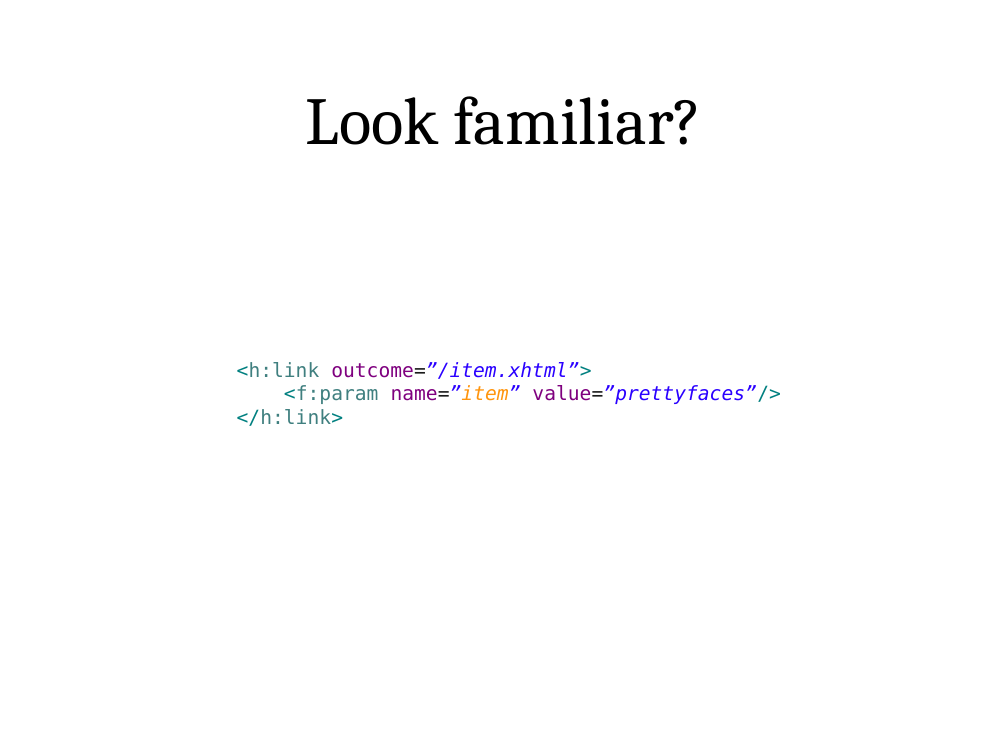
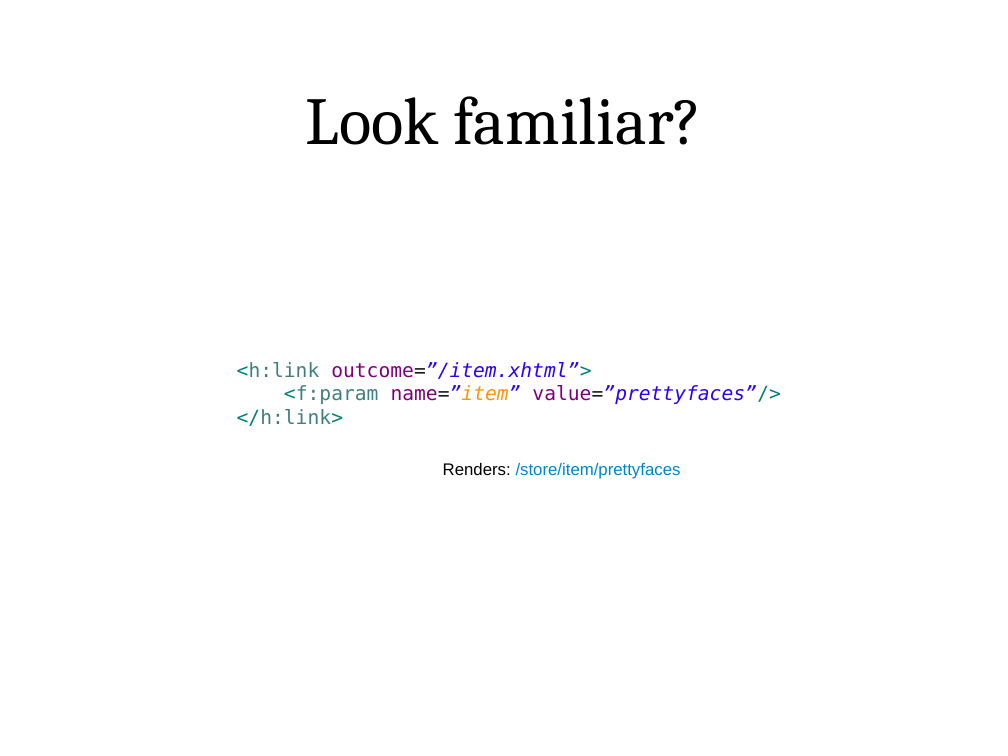
Before and after one commit to lincolnthree/talks, a slide deck: slide 66 of 2011_Beautiful_Java_EE_JAXConf.odp. Drawn at 1008x756 pixels with LibreOffice and Linux fonts; fonts in the diff are those of the drawing. Boxes give left, top, right and bottom in pixels: in the first picture for what was removed or moved away, otherwise in the second. Text is boxed around its words. In the diff, an @@ line names an element or a change of style, - is before the commit and + after.

```diff
--- a/2011_Beautiful_Java_EE_JAXConf.odp
+++ b/2011_Beautiful_Java_EE_JAXConf.odp
@@ text added at (443,463,681,479), 12 pt, text #0084D1 @@
+Renders: /store/item/prettyfaces
```
Also in this commit, not shown: 13 other slides changed, 1 other file.
